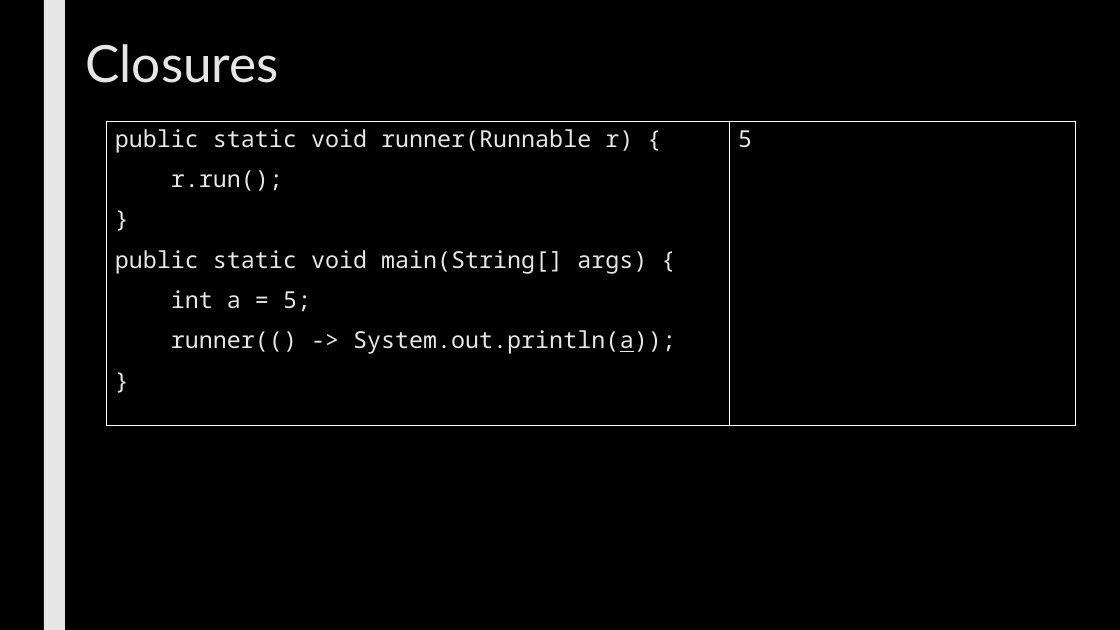
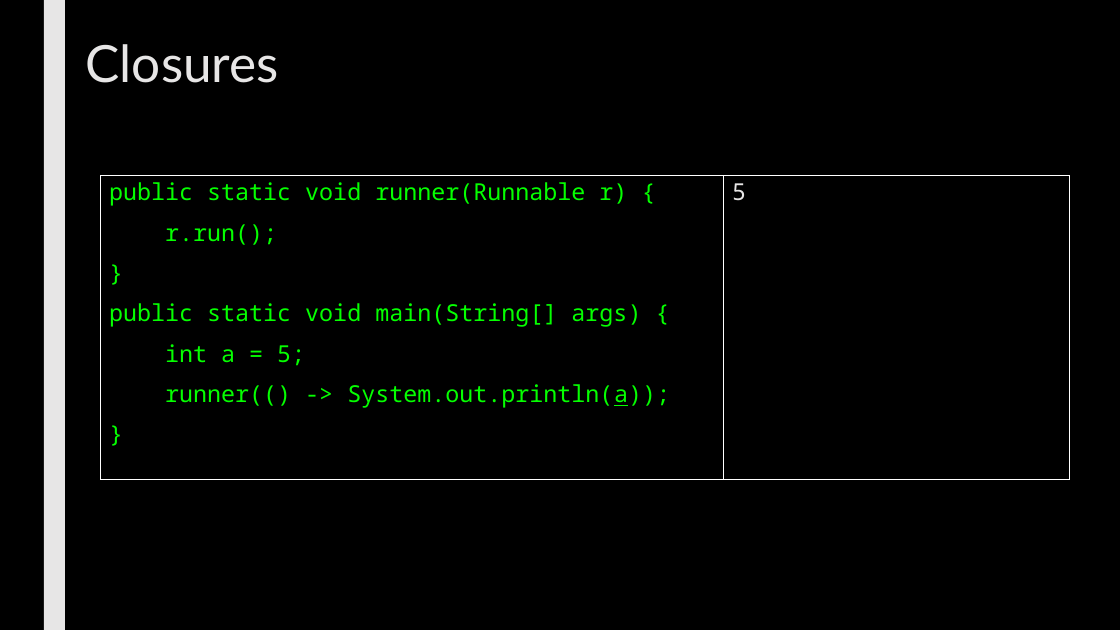
Before and after one commit to max7patek/metaprogramming, a slide deck: slide 6 of slides/07-JavaReflection.pptx. Drawn at 1120x630 pixels with LibreOffice and Linux fonts; fonts in the diff are those of the drawing. Boxes give left, top, right and bottom in pixels: in the first picture for what was removed or moved away, otherwise in the second. Text is boxed around its words. In the diff, an @@ line names an element or a change of style, - is before the commit and + after.

```diff
--- a/slides/07-JavaReflection.pptx
+++ b/slides/07-JavaReflection.pptx
@@ rectangle "public static void runner(Runnable r) ..." moved from (x1=107, y1=122, x2=730, y2=426) to (x1=101, y1=176, x2=724, y2=480) @@
@@ rectangle "public static void runner(Runnable r) ..." at (x1=101, y1=176, x2=724, y2=480): text colour #E7E6E6 to #05FF00 @@
@@ rectangle "5" moved from (x1=730, y1=122, x2=1076, y2=426) to (x1=724, y1=176, x2=1070, y2=480) @@
```
Also in this commit, not shown: 11 other slides changed.
